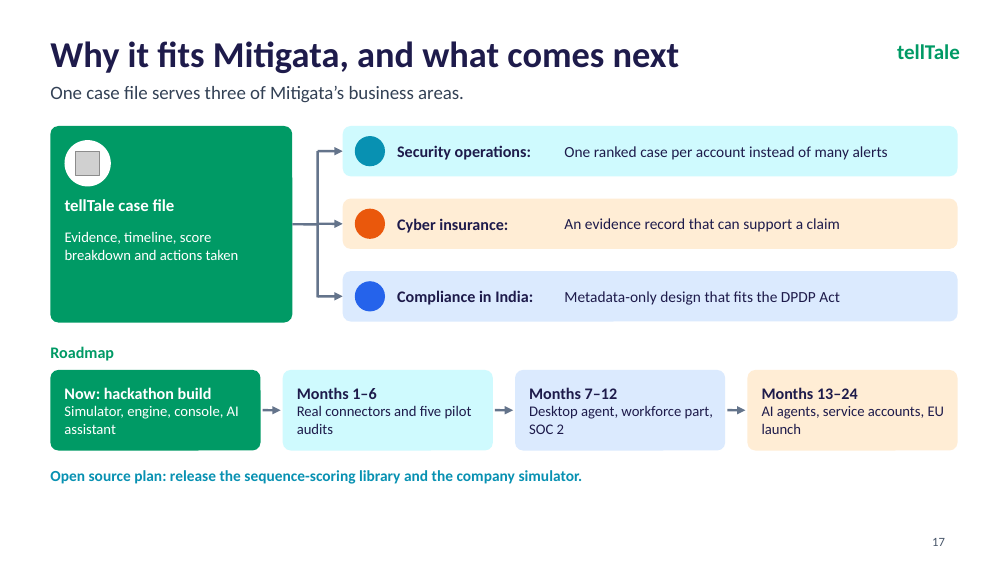
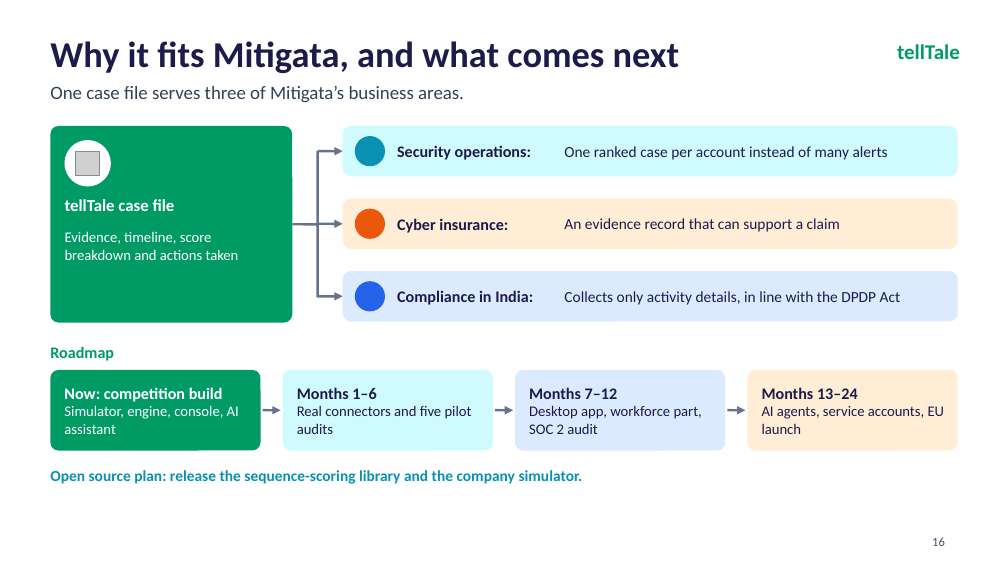
Before and after one commit to aaravgupta0202/telltale, a slide deck: slide 16 of tellTale_CyberForge_Deck.pptx (slide 17 before the commit). Drawn at 1008x567 pixels with LibreOffice and Linux fonts; fonts in the diff are those of the drawing; grey boxes stand for pictures; background and template pictures are left out. Boxes give left, top, right and bottom in pixels: in the first picture for what was removed or moved away, otherwise in the second. Text is boxed around its words. In the diff, an @@ line names an element or a change of style, - is before the commit and + after.

```diff
--- a/tellTale_CyberForge_Deck.pptx
+++ b/tellTale_CyberForge_Deck.pptx
@@ text at <box>564,291,901,305</box>: text changed @@
-Metadata-only design that fits the DPDP Act
+Collects only activity details, in line with the DPDP Act
@@ text at <box>64,387,223,402</box>: text changed @@
-Now: hackathon build
+Now: competition build
@@ text at <box>529,405,702,434</box>: text changed @@
-Desktop agent, workforce part, SOC 2
+Desktop app, workforce part, SOC 2 audit
@@ page number at <box>932,537,945,546</box>: text changed @@
-17
+16
```
Also in this commit, not shown: 15 other slides changed, 1 slide removed.
